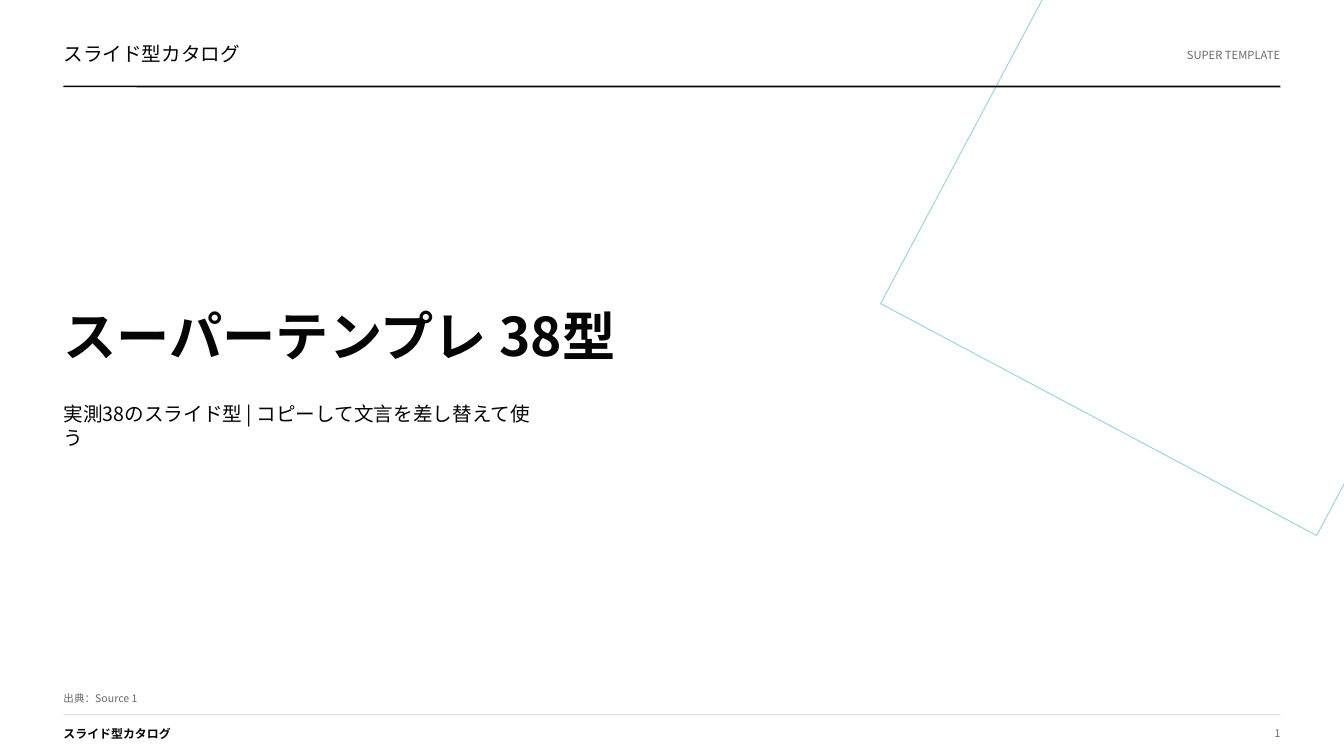
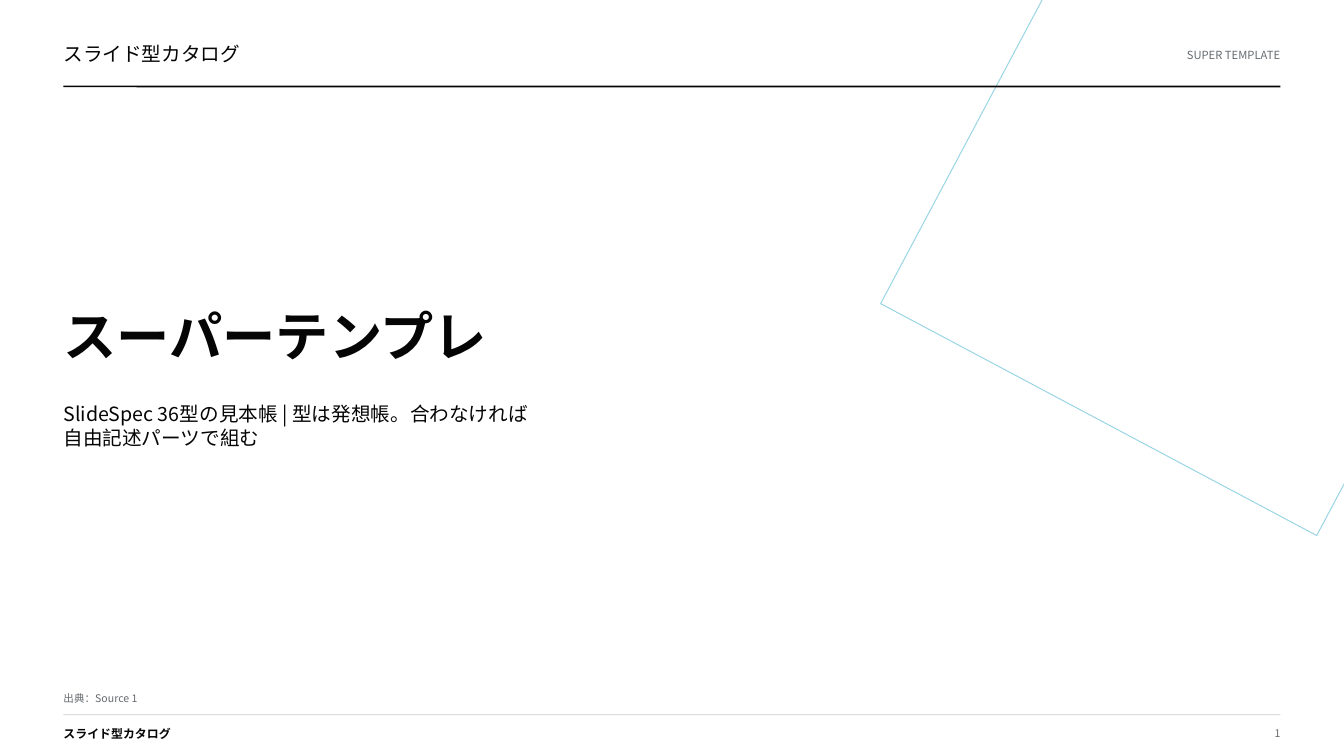
Before and after one commit to gozen3ji/consulting-pptx-skill, a slide deck: slide 1 of assets/SuperTemplate_36type.pptx. Drawn at 1344x756 pixels with LibreOffice and Linux fonts; fonts in the diff are those of the drawing. Boxes give left, top, right and bottom in pixels: in the first picture for what was removed or moved away, otherwise in the second. Text is boxed around its words. In the diff, an @@ line names an element or a change of style, - is before the commit and + after.

```diff
--- a/assets/SuperTemplate_36type.pptx
+++ b/assets/SuperTemplate_36type.pptx
@@ text at <box>63,310,487,360</box>: text changed @@
-スーパーテンプレ 38型
+スーパーテンプレ
@@ text at <box>63,404,528,447</box>: text changed @@
-実測38のスライド型 | コピーして文言を差し替えて使う
+SlideSpec 36型の見本帳 | 型は発想帳。合わなければ自由記述パーツで組む
```
Also in this commit, not shown: 7 other slides changed, 1 other file.
